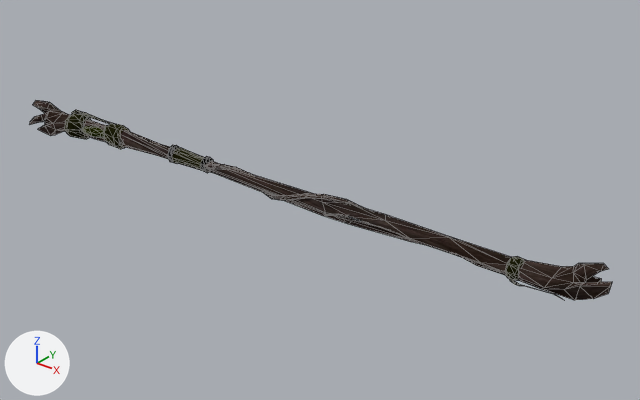
Renders of the glTF model assets/models/G3_WEAPON_STAFF_MANA_03.glb from each side of a commit.
Camera for both pictures: a 50 mm camera at (1.271, -1.744, 1.09) aimed at (-0.14, 0.019, -0.003). The axes (+X, +Y, +Z) are drawn at lower left. The lights are the same throughout. Mesh edges are drawn as thin lines.

Before the edit, the objects in view are built like this:
```python
mat_g3_weapons_melee_staffs_01_diffuse_01 = principled_material('G3_WEAPONS_MELEE_STAFFS_01_DIFFUSE_01')
mat_g3_weapons_melee_staffs_01_diffuse_01.texture = img_g3_weapons_melee_staffs_01_diffuse_01
mat_g3_weapons_melee_staffs_01_diffuse_01.metallic = 1.0
mat_g3_weapons_melee_staffs_01_diffuse_01.roughness = 1.0
me_mesh = bpy.data.meshes.new('Mesh')
me_mesh.from_pydata(...)  # 493 vertices, 956 faces; spans x -1.27..0.72, y -0.18..0.04, z -0.03..0.08
me_mesh.materials.append(mat_g3_weapons_melee_staffs_01_diffuse_01)  # picture img_g3_weapons_melee_staffs_01_diffuse_01
ob_mesh = bpy.data.objects.new('Mesh', me_mesh)
ob_mesh.location = (0.0, 0.0, 0.0)
```
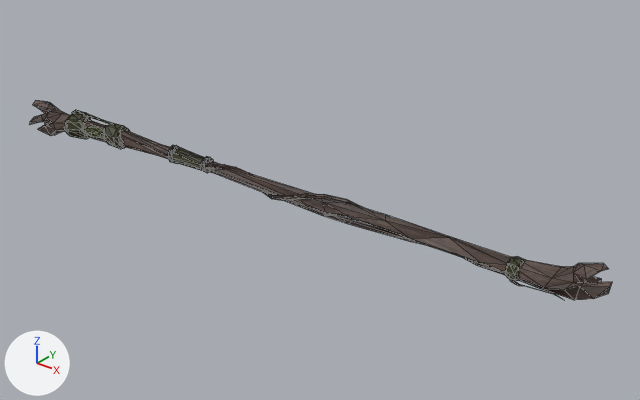
The edits, one by one:
In material 'G3_WEAPONS_MELEE_STAFFS_01_DIFFUSE_01' (mat_g3_weapons_melee_staffs_01_diffuse_01), metallic goes from 1.0 to 0.0.
In material 'G3_WEAPONS_MELEE_STAFFS_01_DIFFUSE_01' (mat_g3_weapons_melee_staffs_01_diffuse_01), roughness goes from 1.0 to 0.5.

Where the change shows, as pixel boxes (x1, y1, x2, y2) in the pictures (640 x 400 px):
'Mesh', surface changed
    both: (30, 100, 612, 300)
